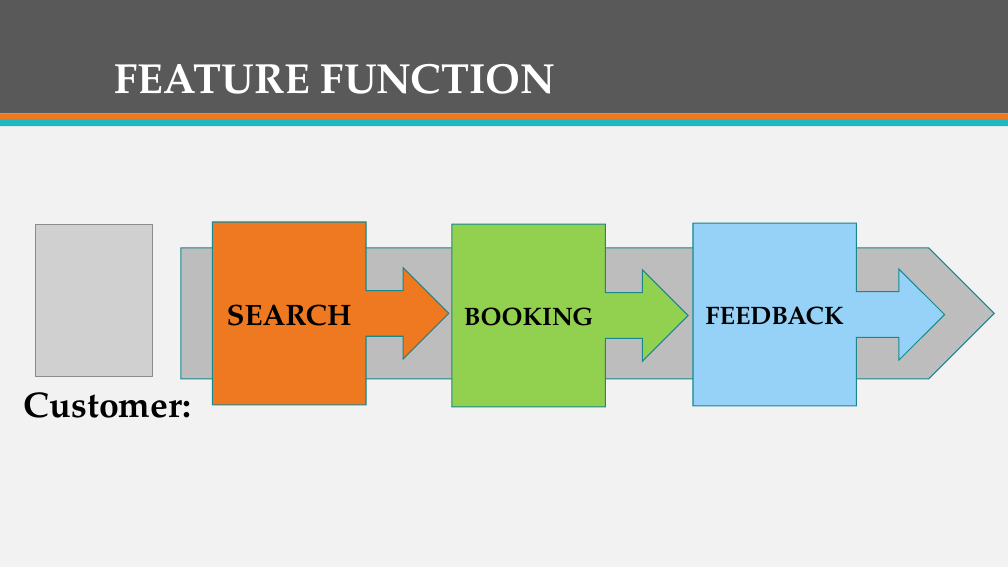
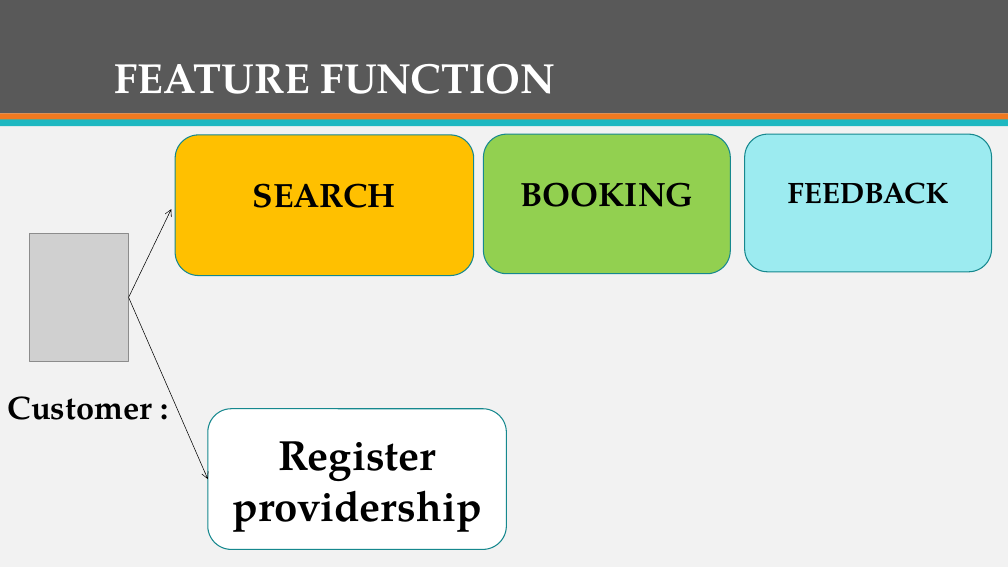
Before and after one commit to firzgard/CarRentalPortal, a slide deck: slide 6 of slide/CAR RENTAL PORTAL-tam.pptx. Drawn at 1008x567 pixels with LibreOffice and Linux fonts; fonts in the diff are those of the drawing; grey boxes stand for pictures. Boxes give left, top, right and bottom in pixels: in the first picture for what was removed or moved away, otherwise in the second. Text is boxed around its words. In the diff, an @@ line names an element or a change of style, - is before the commit and + after.

```diff
--- a/slide/CAR RENTAL PORTAL-tam.pptx
+++ b/slide/CAR RENTAL PORTAL-tam.pptx
@@ rounded rectangle "SEARCH": place and size @@
-rounded rectangle "SEARCH" at (212,222,449,405)
+rounded rectangle "SEARCH" at (175,135,474,275)
@@ rounded rectangle "SEARCH" at (175,135,474,275): size 28 to 32 pt; right arrow callout to rounded rectangle; fill #EF7920 to #FFC000 @@
@@ rounded rectangle "BOOKING": place and size @@
-rounded rectangle "BOOKING" at (452,224,689,407)
+rounded rectangle "BOOKING" at (483,134,730,274)
@@ rounded rectangle "BOOKING" at (483,134,730,274): size 24 to 32 pt; right arrow callout to rounded rectangle @@
@@ rounded rectangle "FEEDBACK": place and size @@
-rounded rectangle "FEEDBACK" at (693,223,945,406)
+rounded rectangle "FEEDBACK" at (745,134,992,271)
@@ rounded rectangle "FEEDBACK" at (745,134,992,271): size 24 to 28 pt; right arrow callout to rounded rectangle; fill #96D2F7 to #9CEBF0 @@
@@ arrow added from (129, 297) to (172, 209), #000000 0.5 pt @@
@@ picture: place and size @@
-picture at (36,225,154,377)
+picture at (29,234,129,361)
@@ pentagon arrow removed at (181,248,994,379) @@
@@ arrow added from (129, 297) to (208, 479), #000000 0.5 pt @@
@@ text at (8,396,153,420): text changed; size 34 to 31 pt @@
-Customer:
+Customer :
@@ rounded rectangle added at (208,409,507,550), fill #FFFFFF, outline #16888F 1 pt, 40 pt, text #000000, bold @@
+Register providership
```
Also in this commit, not shown: 7 other slides changed, 7 slides added, 1 slide removed.
